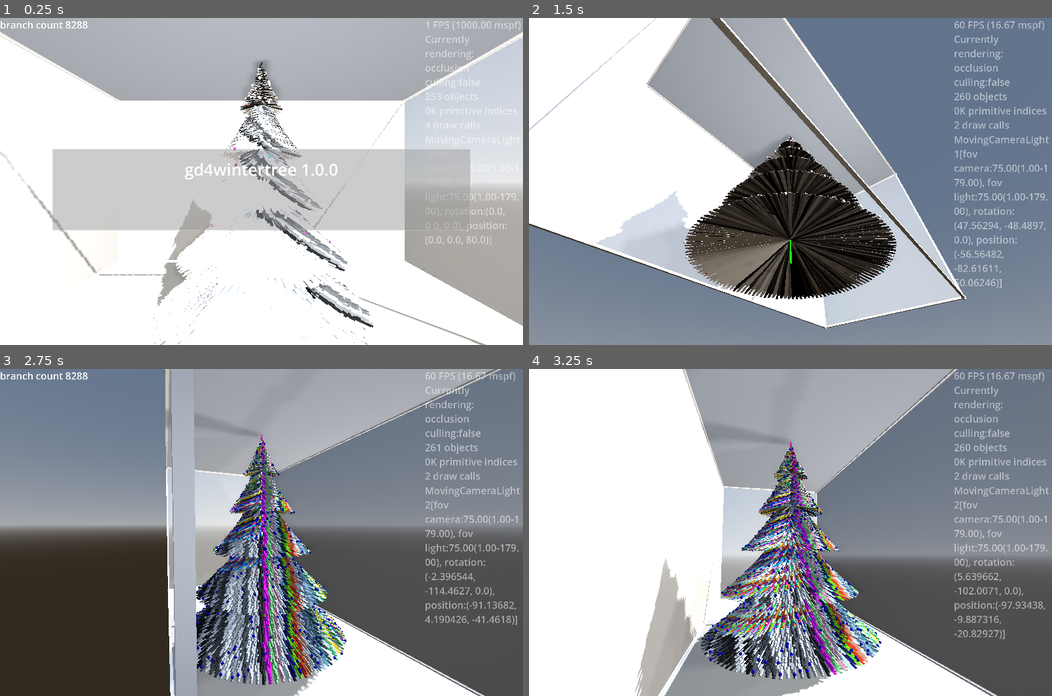
Above: before the commit, frames 1-4 (two rows, left to right).
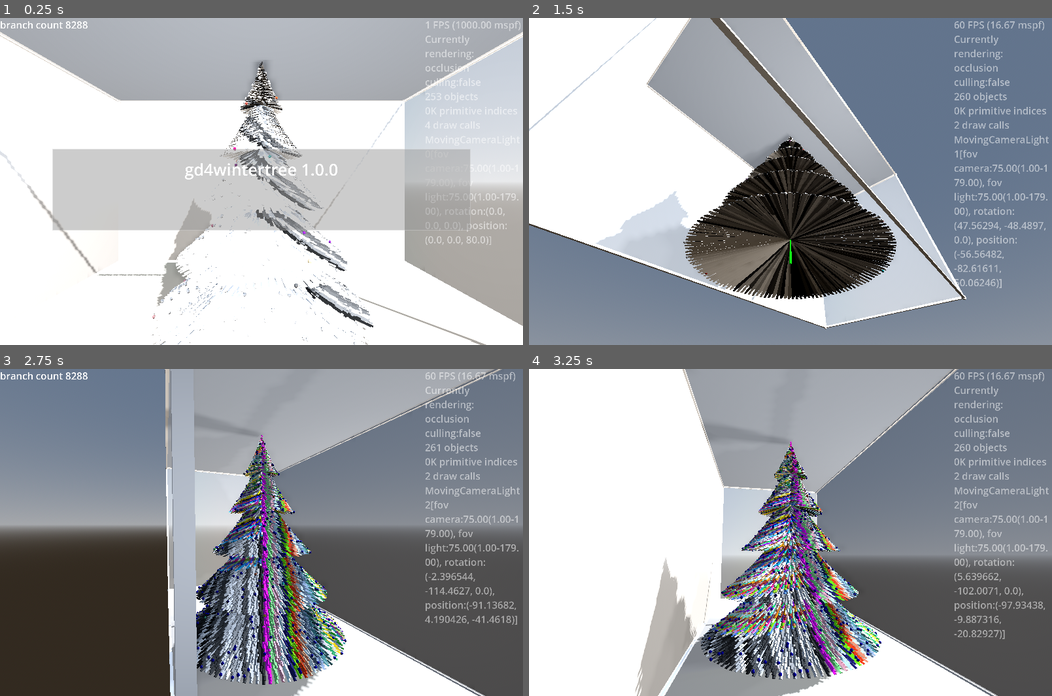
Above: after the commit, the same moments.

Repository: kasworld/gd4wintertree
Game: Godot game, scene res://main.tscn
The game is run twice, just before and just after one commit, with the same random seed, the same clock (stepped at 60 frames per second) and the same inputs.
Inputs (mouse positions are in pixels of both pictures, inside the frame that each line leads up to):
- Up to frame 1 (0.25 s): no input
- Up to frame 2 (1.5 s): tap Enter at 0.5 s; move the mouse to (905, 165) at 0.52 s; hold Right 0.53-1.28 s; tap Q at 0.6 s; click (905, 165) at 0.67 s; move the mouse to (685, 197) at 1.27 s; hold Down from 1.28 s (still down); tap E at 1.35 s
- Up to frame 3 (2.75 s): move the mouse to (313, 460) at 2.02 s; release Down at 2.03 s; hold Right from 2.03 s (still down); tap Enter at 2.1 s
- Up to frame 4 (3.25 s): move the mouse to (764, 597) at 2.77 s; release Right at 2.78 s; hold Up from 2.78 s (still down); tap Q at 2.85 s; click (764, 597) at 2.92 s

The runs differ from the first frame. In frame 1, 0.3% of the frame differs, in the area x 29-71%, y 15-100%; in frame 2, less than 0.1%; in frame 3, 0.6%; in frame 4, 0.7%, in the area x 22-68%, y 24-95%.

Commit message:
del init_with_alpha use init_with_color_mesh

Diff:
--- a/multi_mesh_shape/multi_mesh_shape.gd
+++ b/multi_mesh_shape/multi_mesh_shape.gd
@@ -9,7 +9,8 @@
 	구분선.size = Vector3(길이, depth/10, depth )
 	var cell각도 := 2.0*PI / count
 	var radius := r-길이/2
-	init_with_alpha(구분선, count, alpha)
+	구분선.material = make_color_material(alpha)
+	init_with_color_mesh(구분선, count)
 	for i in count:
 		var rad := cell각도 *i + cell각도/2
 		set_inst_rotation(i, Vector3.BACK, rad)
@@ -22,7 +23,8 @@
 	var pos_shift := -Vector3(net_size.x, net_size.y, 0)/2
 	var 선 := BoxMesh.new()
 	var count := wire_count.x + wire_count.y
-	init_with_alpha(선, count, alpha)
+	선.material = make_color_material(alpha)
+	init_with_color_mesh(선, count)
 	for i in count:
 		multimesh.set_instance_color(i,co)
 		if i < wire_count.x:
@@ -39,10 +41,11 @@
 			multimesh.set_instance_transform(i,t)
 	return self
 
-func init_bar_gauge_y(count :int, sz :Vector3, co1 :Color, co2 :Color, alpha :float = 1.0 , gaprate :float = 0.1) -> MultiMeshShape:
+func init_bar_gauge_y(count :int, sz :Vector3, co1 :Color, co2 :Color, alpha :float = 1.0, gaprate :float = 0.1) -> MultiMeshShape:
 	var mesh := BoxMesh.new()
 	mesh.size = Vector3(sz.x, sz.y / count * (1-gaprate) , sz.z)
-	init_with_alpha(mesh, count, alpha)
+	mesh.material = make_color_material(alpha)
+	init_with_color_mesh(mesh, count)
 	for i in count:
 		var rate := (i as float) / (count as float)
 		var pos3d := Vector3(0,rate*sz.y,0) # grow upward
@@ -51,7 +54,9 @@
 	return self
 
 func init_wire_box(box_size :Vector3, wire_width :float, co :Color, alpha :float = 1.0) -> MultiMeshShape:
-	init_with_alpha(BoxMesh.new(), 12, alpha, false)
+	var mesh := BoxMesh.new()
+	mesh.material = make_color_material(alpha)
+	init_with_color_mesh(mesh, 12, false)
 	set_color_all(co)
 	var wire_scale := Vector3(wire_width, wire_width, box_size.z)
 	var i := 0
@@ -85,22 +90,25 @@
 
 func init_spheres_by_point_list(point_list :Array, point_radius :float, co :Color, alpha :float = 1.0) -> MultiMeshShape:
 	var sp_mesh := SphereMesh.new()
+	sp_mesh.material = make_color_material(alpha)
 	sp_mesh.radius = point_radius
 	sp_mesh.height = point_radius*2
-	return init_meshs_by_point_list(sp_mesh, point_list, co, alpha)
-
-func init_meshs_by_point_list(mesh :Mesh, point_list :Array, co :Color, alpha :float = 1.0) -> MultiMeshShape:
-	init_with_alpha(mesh, point_list.size(), alpha, false)
+	return init_meshs_by_point_list(sp_mesh, point_list, co)
+
+func init_meshs_by_point_list(mesh :Mesh, point_list :Array, co :Color) -> MultiMeshShape:
+	init_with_color_mesh(mesh, point_list.size(), false)
 	set_color_all(co)
 	for i in point_list.size():
 		multimesh.set_instance_transform(i, Transform3D(Basis(), point_list[i]))
 	return self
 
 func multi_line_by_pos(pos_list:Array, wire_width :float, co :Color, alpha :float = 1.0) -> MultiMeshShape:
-	return multi_mesh_line_by_pos(BoxMesh.new(), pos_list, wire_width, co, alpha)
-
-func multi_mesh_line_by_pos(mesh :Mesh, pos_list:Array, wire_width :float, co :Color, alpha :float = 1.0) -> MultiMeshShape:
-	init_with_alpha(mesh, pos_list.size(), alpha, false)
+	var mesh := BoxMesh.new()
+	mesh.material = make_color_material(alpha)
+	return multi_mesh_line_by_pos(mesh, pos_list, wire_width, co)
+
+func multi_mesh_line_by_pos(mesh :Mesh, pos_list:Array, wire_width :float, co :Color) -> MultiMeshShape:
+	init_with_color_mesh(mesh, pos_list.size(), false)
 	set_color_all(co)
 	for i in pos_list.size():
 		var p1 :Vector3 = pos_list[i][0]
@@ -228,14 +236,14 @@
 
 # end example ##################################################################
 
-static func make_color_material(co :Color) -> StandardMaterial3D:
+static func make_color_material(alpha :float = 1.0) -> StandardMaterial3D:
 	var mat := StandardMaterial3D.new()
 	# draw call 이 TRANSPARENCY_ALPHA 인 경우만 줄어든다. 버그인가?
-	if co.a >= 1.0:
+	if alpha >= 1.0:
 		mat.transparency = BaseMaterial3D.TRANSPARENCY_DISABLED
 	else:
 		mat.transparency = BaseMaterial3D.TRANSPARENCY_ALPHA
-	mat.albedo_color = co
+	mat.albedo_color = Color(Color.WHITE,alpha)
 	mat.vertex_color_use_as_albedo = true
 
 	#mat.metallic = 1.0
@@ -276,21 +284,21 @@
 		init_position_all(pos)
 	return self
 
-func init_with_alpha( mesh :Mesh, count :int,
-		alpha :float = 1.0,
-		callinit_transform :bool = true,
-		pos :Vector3 = Vector3.ZERO) -> MultiMeshShape:
-	if alpha == 1.0:
-		mesh.material = make_color_material( Color.WHITE )
-	else:
-		mesh.material = make_color_material( Color(Color.WHITE,alpha) )
-	_init_multimesh(mesh)
-	multimesh.use_colors = true # before set instance_count
-	# Then resize (otherwise, changing the format is not allowed).
-	_set_count(count)
-	if callinit_transform:
-		init_position_all(pos)
-	return self
+#func init_with_alpha( mesh :Mesh, count :int,
+		#alpha :float = 1.0,
+		#callinit_transform :bool = true,
+		#pos :Vector3 = Vector3.ZERO) -> MultiMeshShape:
+	#if alpha == 1.0:
+		#mesh.material = make_color_material( Color.WHITE )
+	#else:
+		#mesh.material = make_color_material( Color(Color.WHITE,alpha) )
+	#_init_multimesh(mesh)
+	#multimesh.use_colors = true # before set instance_count
+	## Then resize (otherwise, changing the format is not allowed).
+	#_set_count(count)
+	#if callinit_transform:
+		#init_position_all(pos)
+	#return self
 
 
 func init_position_all(pos :Vector3 = Vector3.ZERO) -> void:
--- a/winter_tree/winter_tree.gd
+++ b/winter_tree/winter_tree.gd
@@ -30,6 +30,7 @@
 		var r :float= calc_radius_by_y(y, h, w, stage_count)
 		branch_list.append_array(make_lines(y, y_step, r * w_branch_density, 10*rate, r))
 	var bmesh := PrismMesh.new()
+	bmesh.material = MultiMeshShape.make_color_material(1.0)
 	bmesh.size = Vector3(1,0.3,1)
 	$가지들.multi_mesh_line_by_pos(bmesh, branch_list, line_width, Color.WHITE)
 
@@ -38,6 +39,11 @@
 		var l = branch_list.pick_random()
 		pos_list.append(l[1])
 	var sp_mesh := SphereMesh.new()
+	sp_mesh.material = MultiMeshShape.make_color_material(1.0)
+	sp_mesh.material.metallic = 1.0
+	sp_mesh.material.clearcoat_enabled = true
+	sp_mesh.material.refraction_enabled = true
+	sp_mesh.material.rim_enabled = true
 	sp_mesh.radius = 0.5
 	sp_mesh.height = 0.5*2
 	$"장식들".init_meshs_by_point_list(sp_mesh, pos_list, Color.WHITE)
